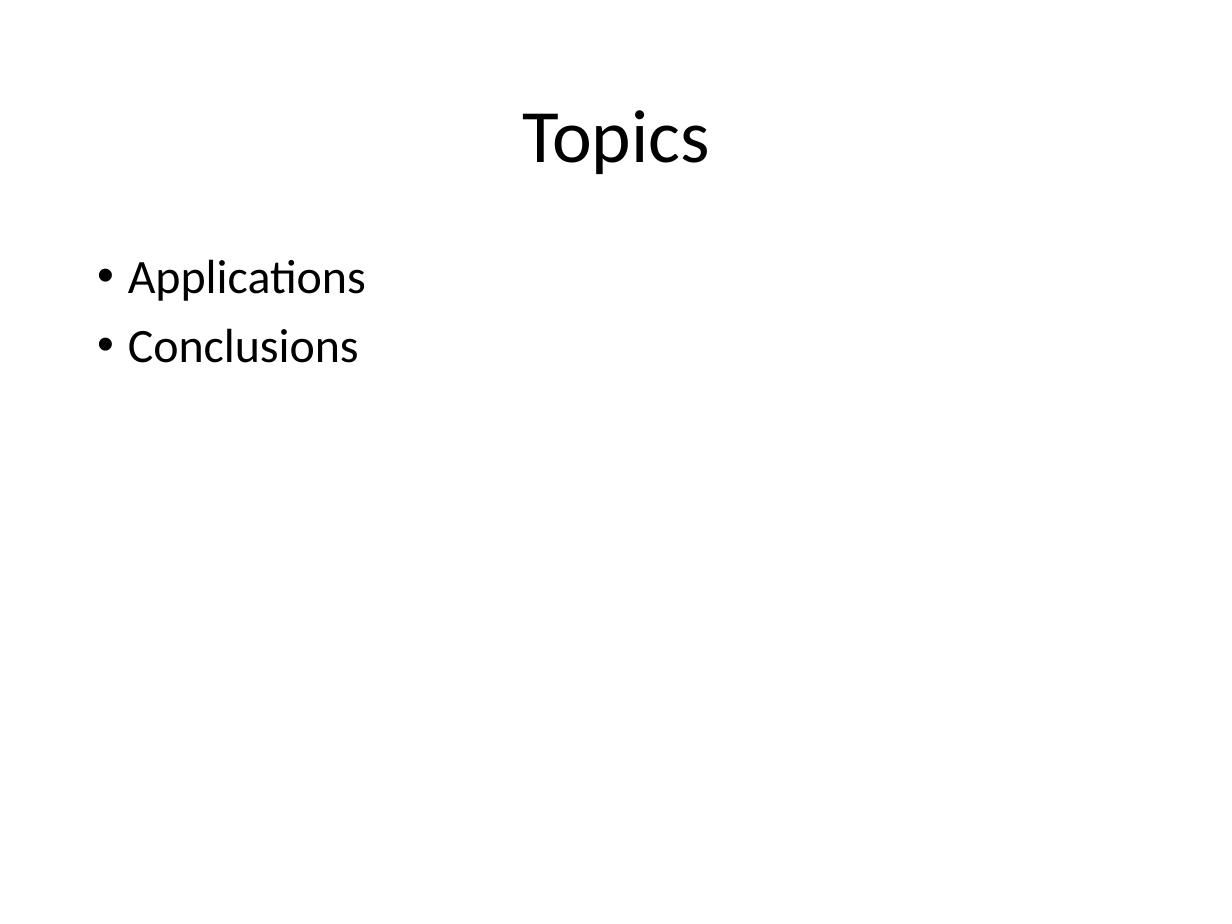
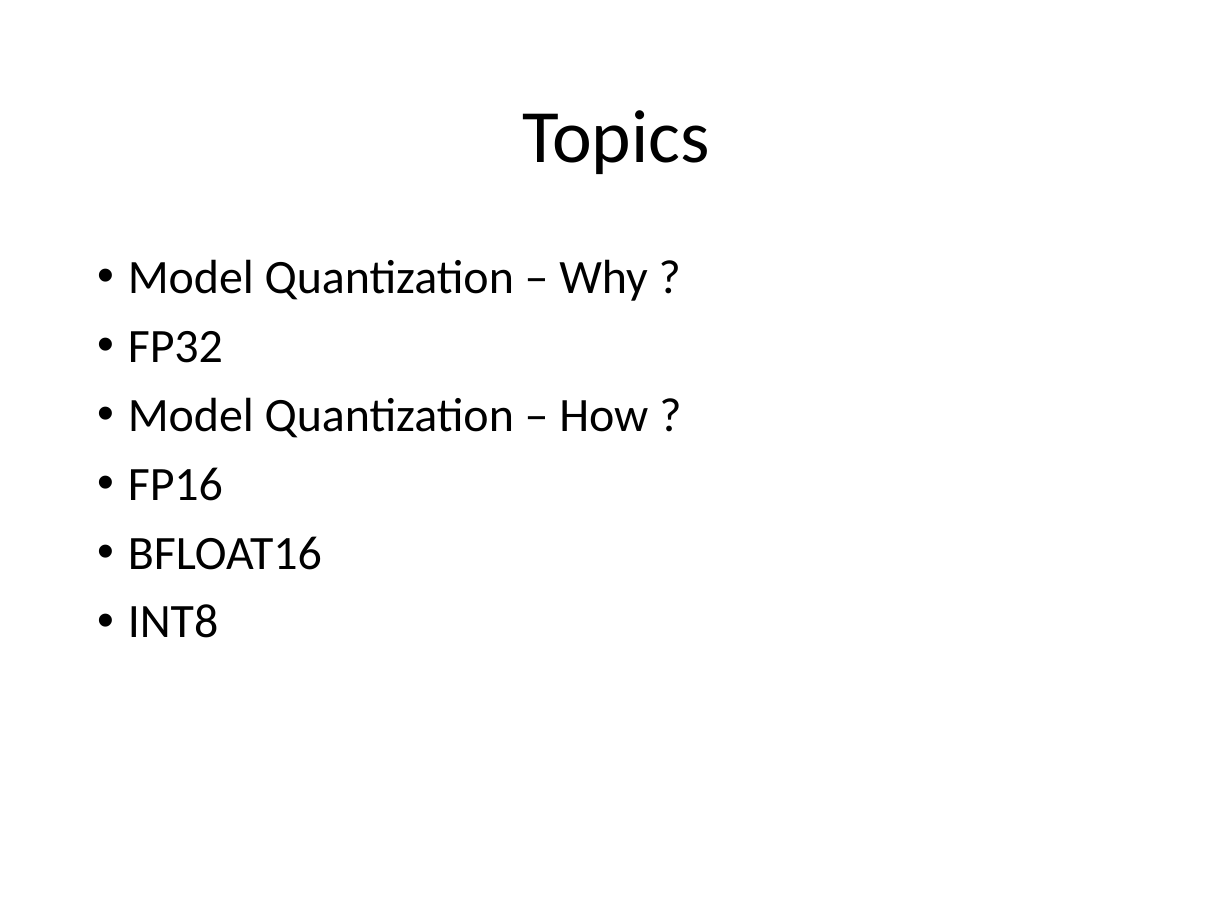
Before and after one commit to look4pritam/LargeLanguageModels, a slide deck: slide 2 of Presentations/ModelQuantization.pptx. Drawn at 1232x924 pixels with LibreOffice and Linux fonts; fonts in the diff are those of the drawing. Boxes give left, top, right and bottom in pixels: in the first picture for what was removed or moved away, otherwise in the second. Text is boxed around its words. In the diff, an @@ line names an element or a change of style, - is before the commit and + after.

```diff
--- a/Presentations/ModelQuantization.pptx
+++ b/Presentations/ModelQuantization.pptx
@@ text at (128,259,648,638): text changed @@
-• Applications
-• Conclusions
+• Model Quantization – Why ?
+• FP32
+• Model Quantization – How ?
+• FP16
+• BFLOAT16
+• INT8
```
Also in this commit, not shown: 6 slides added, 2 slides removed.
